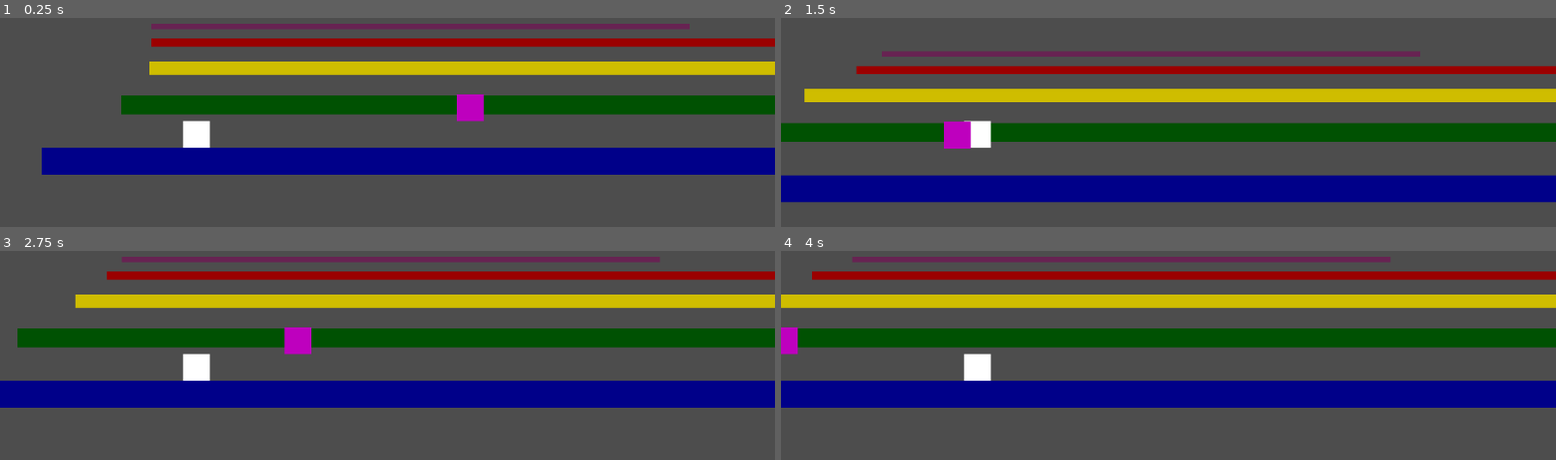
Above: before the commit, frames 1-4 (two rows, left to right).
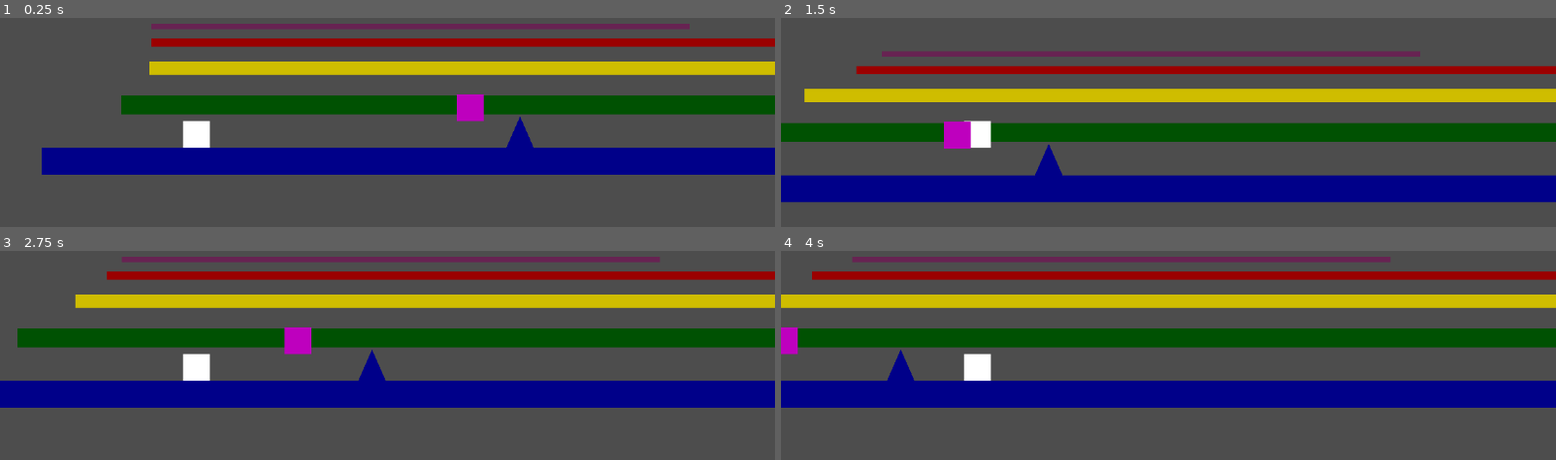
Above: after the commit, the same moments.

Repository: thomasWkr/pogoland
Game: Godot game, scene res://Main.tscn
The game is run twice, just before and just after one commit, with the same random seed, the same clock (stepped at 60 frames per second) and the same inputs.
Inputs:
- Up to frame 1 (0.25 s): no input
- Up to frame 2 (1.5 s): tap Left (Lift Layer) at 0.6, 1.35 s; tap Up (jump) at 0.77 s
- Up to frame 3 (2.75 s): tap Up (jump) at 1.52 s; tap Left (Lift Layer) at 2.1 s
- Up to frame 4 (4 s): tap Left (Lift Layer) at 2.85, 3.6 s; tap Up (jump) at 3.02, 3.77 s

The runs differ from the first frame. In frame 1, 0.3% of the frame differs, in the area x 65-69%, y 47-63%; in frame 2, 0.3%, in the area x 32-37%, y 60-76%; in frame 3, 0.3%; in frame 4, 0.3%.

Commit message:
colored spike

Diff:
--- a/Main.tscn
+++ b/Main.tscn
@@ -20,6 +20,7 @@
 
 [node name="Spike" parent="." instance=ExtResource("8_d5p0p")]
 position = Vector2(560, 9)
+color = "000089"
 
 [node name="Bird" parent="." instance=ExtResource("3_grvl2")]
 position = Vector2(479, -52)
--- a/Scenes/Objects/Spike.tscn
+++ b/Scenes/Objects/Spike.tscn
@@ -11,5 +11,10 @@
 scale = Vector2(7, 6.937)
 polygon = PackedVector2Array(-4, 2.98108, 2, 2.98108, -1, -4)
 
+[node name="Polygon2D" type="Polygon2D" parent="."]
+unique_name_in_owner = true
+color = Color(0, 1, 1, 1)
+polygon = PackedVector2Array(-21, 20, 0, -28, 21, 20)
+
 [connection signal="body_entered" from="." to="." method="_on_body_entered"]
 [connection signal="body_exited" from="." to="." method="_on_body_exited"]
--- a/Scenes/Objects/spike.gd
+++ b/Scenes/Objects/spike.gd
@@ -1,8 +1,11 @@
 extends Area2D
 
+@export var color = ''
+@onready var polygon = %Polygon2D
 
 # Called when the node enters the scene tree for the first time.
 func _ready() -> void:
+	polygon.color = color
 	pass # Replace with function body.
 
 
